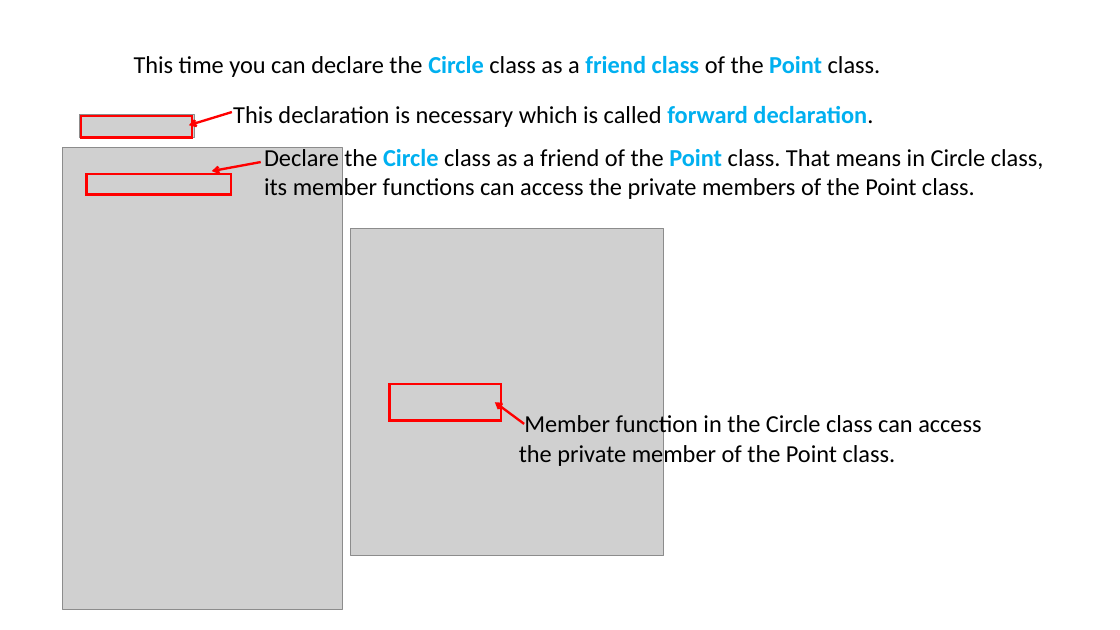
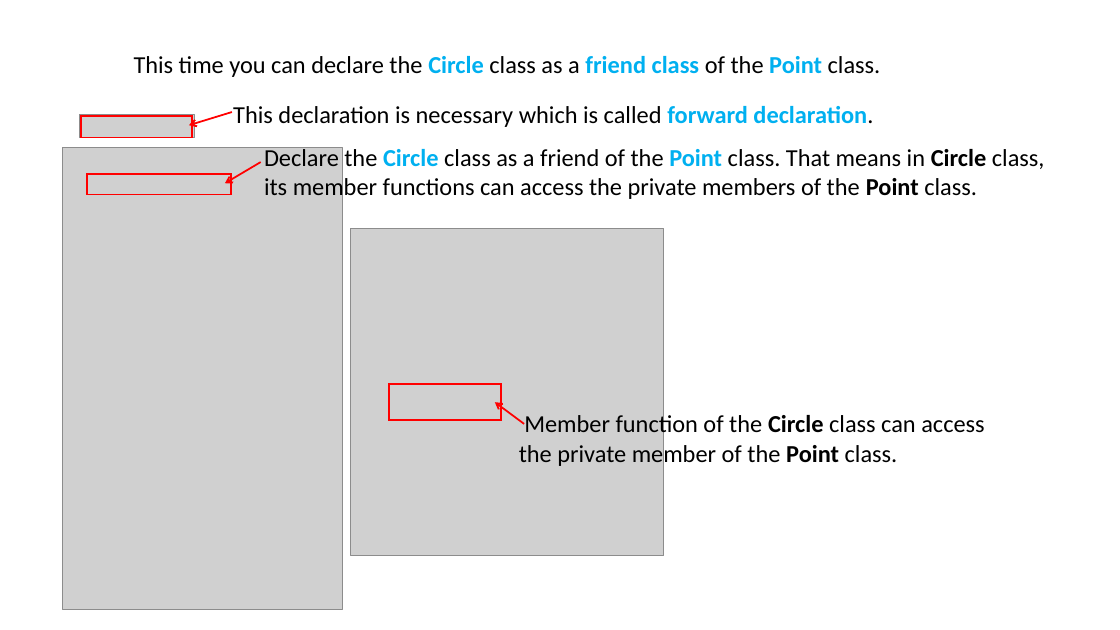
Before and after one commit to ShiqiYu/CPP, a slide deck: slide 10 of week15/Lab15.pptx (slide 11 before the commit). Drawn at 1120x630 pixels with LibreOffice and Linux fonts; fonts in the diff are those of the drawing; grey boxes stand for pictures; background and template pictures are left out. Boxes give left, top, right and bottom in pixels: in the first picture for what was removed or moved away, otherwise in the second. Text is boxed around its words. In the diff, an @@ line names an element or a change of style, - is before the commit and + after.

```diff
--- a/week15/Lab15.pptx
+++ b/week15/Lab15.pptx
@@ arrow (232, 112) - (189, 125): stroke #FF0000 2 pt to #FF0000 1.5 pt @@
@@ text "Declare the Circle class as ..." at [264, 146, 1045, 202]: bold on in "Circle Point" @@
@@ rectangle at [87, 174, 231, 195]: outline #FF0000 2 pt to #FF0000 1.5 pt @@
@@ arrow moved from (260, 162) - (212, 171) to (260, 162) - (225, 183) @@
@@ arrow (260, 162) - (225, 183): stroke #FF0000 2 pt to #FF0000 1.5 pt @@
@@ rectangle at [390, 384, 502, 420]: outline #FF0000 2 pt to #FF0000 1.5 pt @@
@@ arrow (524, 424) - (495, 402): stroke #FF0000 2 pt to #FF0000 1.5 pt @@
@@ text at [519, 413, 984, 468]: text changed @@
-Member function in the Circle class can access the private member of the Point class.
+Member function of the Circle class can access the private member of the Point class.
```
Also in this commit, not shown: 12 other slides changed, 8 slides added, 1 slide removed.
